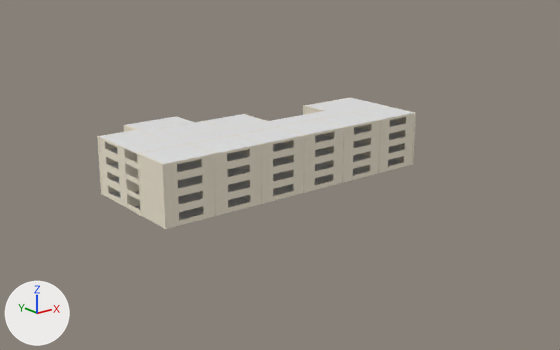
The Blender file Olopsc_Building.blend, before and after one commit.
Camera for both pictures: a 50 mm lens placed at (-206.3, -196.1, 87.1), pointed at (-24.1, 31.6, -4.0). Arrows for +X, +Y and +Z are at lower left; the lights stay in place. The picture after the commit comes second.

Objects in the first picture: '106', '206.002', '2nd_Flr_CR.013', '304', '306', '401', '402', '403', '404', '405', '406', 'Corridor_Guards_Roof', 'Parapet_West_1F' and 24 more.
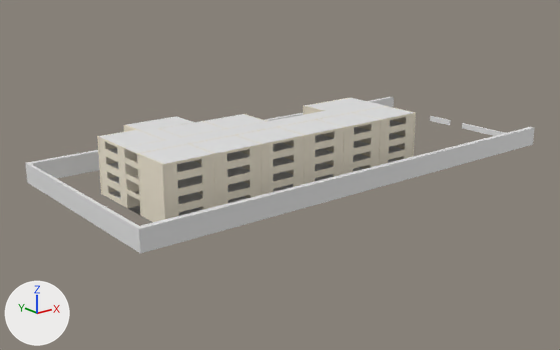
Boxes (x1, y1, x2, y2) around the edits, measured in the pictures (560 x 350 px):
'Cube', added: after (28, 127, 534, 253)
'Cube.001', added: after (25, 97, 394, 184)
'Cube.002', added: after (462, 123, 504, 136)
'Cube.003', added: after (430, 116, 451, 125)
'Parapet_West_1F', deleted: before (128, 204, 141, 216)

What changed in the scene script:
```text
Add me_cube_004:
    me_cube_004.from_pydata(...)  # a box spanning x 0.27..1.01, y 0.48..12.35, z -1.68..0.73
Add me_cube_003:
    me_cube_003.from_pydata(...)  # a box spanning x 0.3..1.0, y -0.9..34.7, z -1.7..0.7
Add me_cube_001:
    me_cube_001.from_pydata(...)  # a box spanning x -95.0..95.0, y -1.0..1.0, z -6.0..2.0
Add me_cube:
    me_cube.from_pydata(...)  # 16 vertices, 14 faces; spans x -95.0..95.0, y -1.0..81.0, z -6.0..2.0
Remove ob_parapet_west_1f:
    ob_parapet_west_1f = bpy.data.objects.new('Parapet_West_1F', me_cube_033)
    ob_parapet_west_1f.location = (-94.3, 19.7, 0.8)
    ob_parapet_west_1f.rotation_euler = (0.000298, 0.00312, -3.142)  # degrees (0, 0.2, -180)
Add ob_cube_003:
    ob_cube_003 = bpy.data.objects.new('Cube.003', me_cube_004)
    ob_cube_003.location = (79.1, 32.6, 1.7)
Add ob_cube_002:
    ob_cube_002 = bpy.data.objects.new('Cube.002', me_cube_003)
    ob_cube_002.location = (79.1, -8.9, 1.7)
Add ob_cube_001:
    ob_cube_001 = bpy.data.objects.new('Cube.001', me_cube_001)
    ob_cube_001.location = (-14.8, 70.9, 5.5)
Add ob_cube:
    ob_cube = bpy.data.objects.new('Cube', me_cube)
    ob_cube.location = (-14.8, -10.9, 5.5)
```
